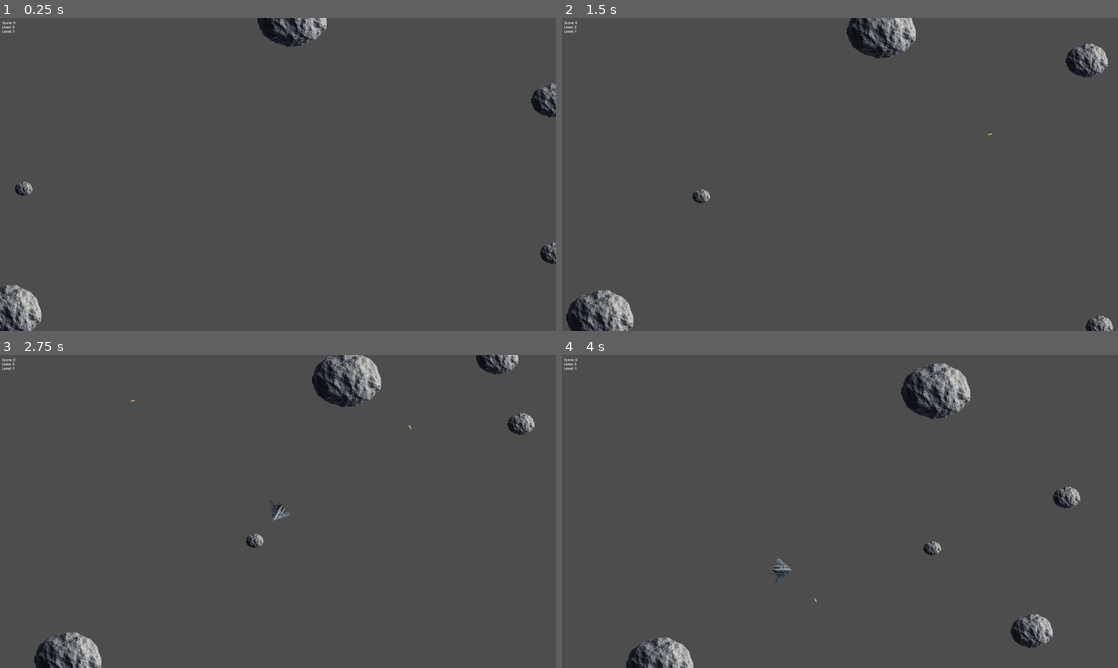
Above: before the commit, frames 1-4 (two rows, left to right).
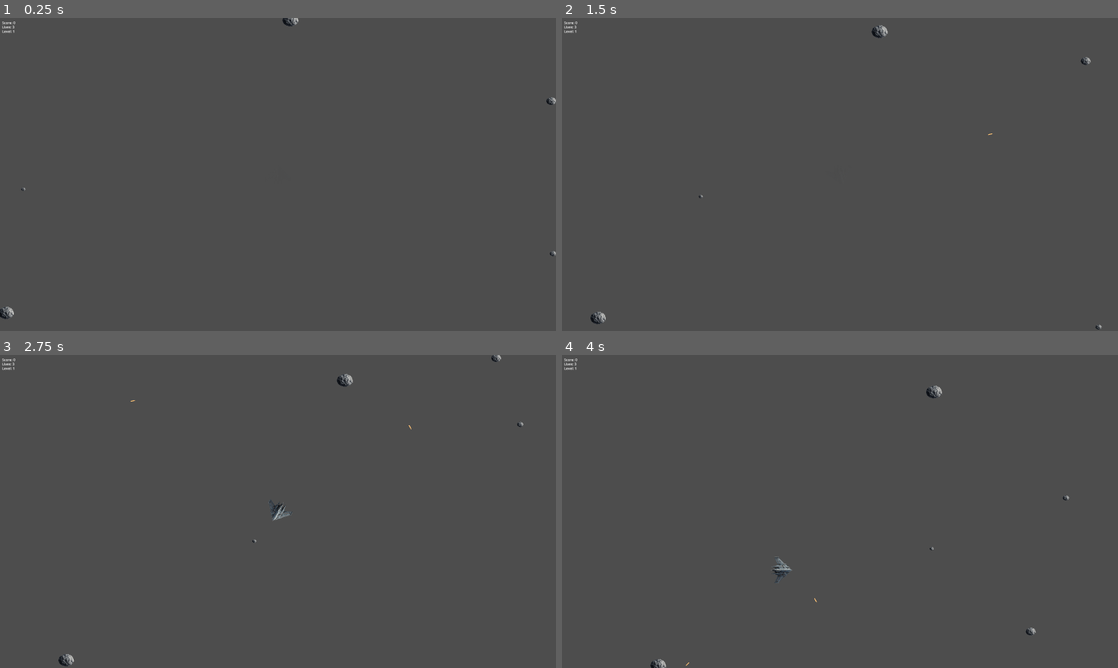
Above: after the commit, the same moments.

Repository: Soren8/space-shooter
Game: Godot game, scene res://main.tscn
The game is run twice, just before and just after one commit, with the same random seed, the same clock (stepped at 60 frames per second) and the same inputs.
Inputs:
- Up to frame 1 (0.25 s): no input
- Up to frame 2 (1.5 s): hold Right (ui_right) 0.53-1.28 s; tap Space (ui_select) at 0.77 s; hold Left (ui_left) from 1.28 s (still down)
- Up to frame 3 (2.75 s): tap Space (ui_select) at 1.52 s; release Left (ui_left) at 2.03 s; hold Right (ui_right) from 2.03 s (still down)
- Up to frame 4 (4 s): release Right (ui_right) at 2.78 s; hold Up (ui_up) 2.78-3.53 s; tap Space (ui_select) at 3.02, 3.77 s; hold Left (ui_left) from 3.53 s (still down)

The runs differ from the first frame. In frame 1, 2.0% of the frame differs, in the area x 0-100%, y 0-100%; in frame 2, 2.8%; in frame 3, 2.8%; in frame 4, 2.9%, in the area x 11-94%, y 2-100%.

Commit message:
Fix asteroid size scaling

Diff:
--- a/asteroid/asteroid.gd
+++ b/asteroid/asteroid.gd
@@ -30,31 +30,14 @@
 # ---- Set Size Function ----
 func set_size(new_size: float):
 	size = clamp(new_size, MIN_SIZE, MAX_SIZE)
-	var sprite = $Sprite2D
-	var collision_shape = $CollisionShape2D
+	# Scale the asteroid node (self), which scales both the Sprite2D and CollisionShape2D
+	self.scale = Vector2(size, size)
 
-	if sprite and collision_shape:
-		# Resize the sprite
-		sprite.scale = Vector2(size, size)
+	# Adjust speed inversely based on size
+	speed = BASE_SPEED / size
+	velocity = velocity.normalized() * speed
 
-		# Resize the collision shape
-		var shape = collision_shape.shape
-		if shape:
-			if shape is RectangleShape2D:
-				shape.extents = Vector2(size * 16, size * 16)  # Adjust based on base size
-			elif shape is CircleShape2D:
-				shape.radius = size * 8  # Adjust based on base radius
-			collision_shape.shape = shape
-		else:
-			push_error("CollisionShape2D has no shape assigned.")
-
-		# Adjust speed inversely based on size
-		speed = BASE_SPEED / size
-		velocity = velocity.normalized() * speed
-
-		print("Asteroid size set to:", size, "Speed set to:", speed)
-	else:
-		push_error("Sprite2D or CollisionShape2D node not found in Asteroid scene.")
+	print("Asteroid size set to:", size, "Speed set to:", speed)
 
 # ---- Initialize Velocity Function ----
 func initialize_velocity():
